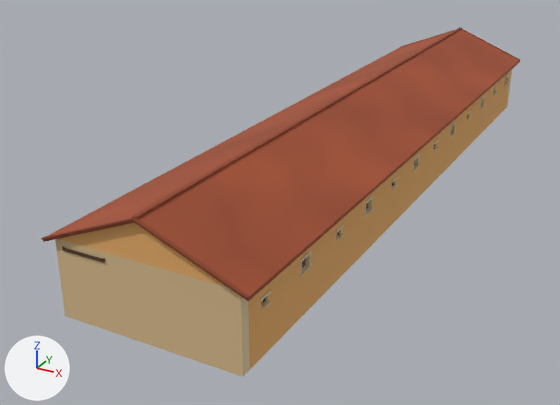
An edit to the glTF model games/yorimichi/assets/belmonte/meshes/SM_BM_BE_5_Stables.glb, drawn before and after from the same camera.
Camera for both pictures: a 50 mm camera at (59.5, -50.4, 21.7) aimed at (34.1, -4.4, -1.3). Every picture has the same lights, and +X, +Y and +Z are marked at lower left. The older version comes first. Vertices at exactly the same position are counted once.

Names of what the first picture shows: 'SM_BM_BE_5_Stables'.
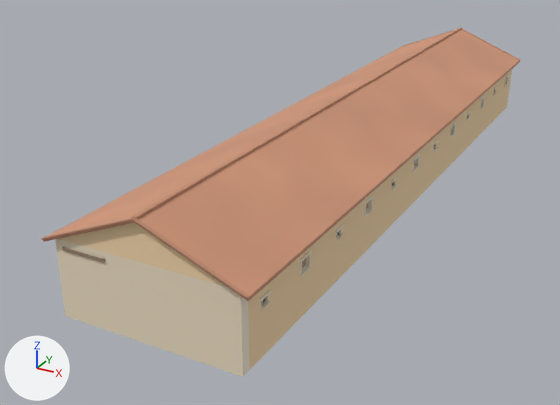
Pixel boxes [x1, y1, x2, y2] of what changed, in the pictures (560 x 405 px):
part 1 of me_sm_be_5_stables, recoloured (orange to beige): [41, 27, 520, 377] in both

The change, as a list of edits to the scene's bpy script:
```text
Change me_sm_be_5_stables:
    where me_sm_be_5_stables.from_pydata(...)  # 6413 vertices, 9648 faces; spans x 31.9..44.1, y -25.4..25.4, z -0.3..6.8
    used by ob_sm_bm_be_5_stables; location = (0.0, 0.0, 0.0)
    me_sm_be_5_stables part 1: 9648 faces centred in x 31.9..44.1, y -25.4..25.4, z -0.3..6.8 are repainted in the vertex colours; the middle colour goes from orange #e5ac68 to beige #f3d6ab
```
